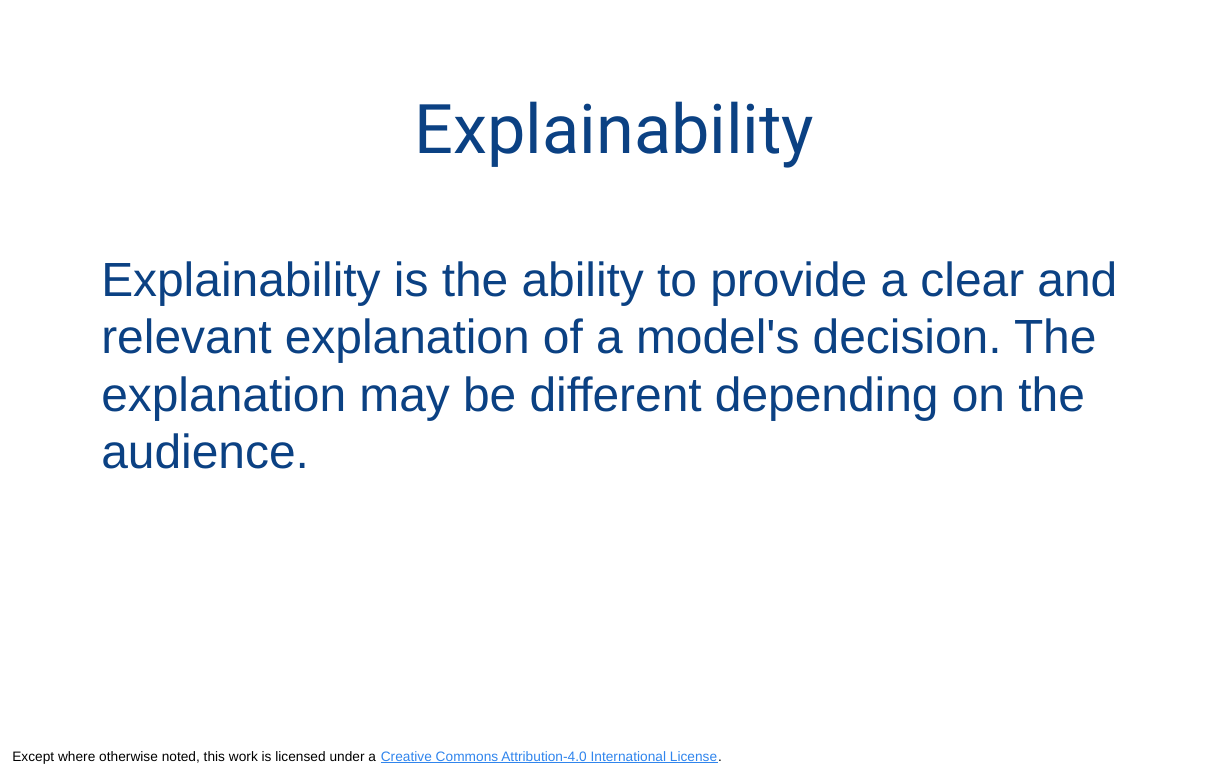
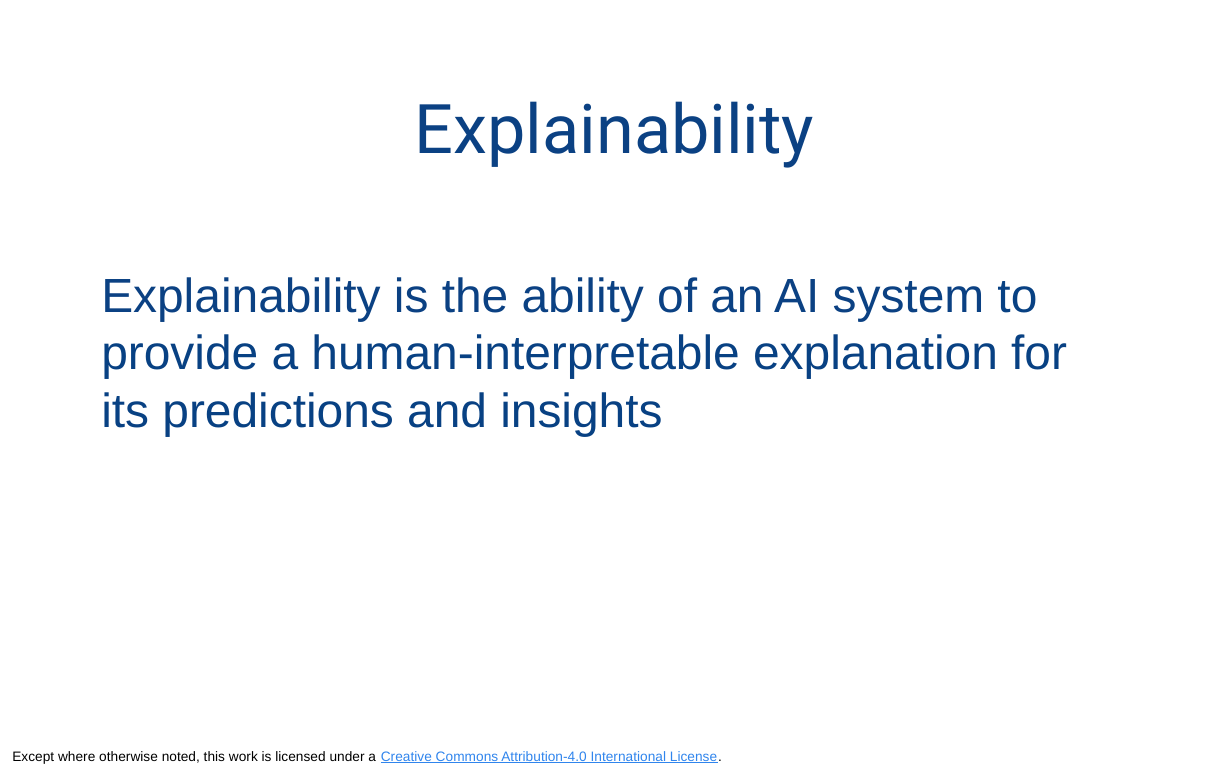
Before and after one commit to odpi/OpenDS4All, a slide deck: slide 11 of opends4all-resources/opends4all-ethics/AI-TRUST-Explainability-Aix360-intermediate.pptx (slide 10 before the commit). Drawn at 1232x770 pixels with LibreOffice and Linux fonts; fonts in the diff are those of the drawing. Boxes give left, top, right and bottom in pixels: in the first picture for what was removed or moved away, otherwise in the second. Text is boxed around its words. In the diff, an @@ line names an element or a change of style, - is before the commit and + after.

Commit message:
Updated Fairness and Explainability slide decks
Updated the AIF360 and AIX360 slide decks with updated 5 pillars of AI Trust

```diff
--- a/opends4all-resources/opends4all-ethics/AI-TRUST-Explainability-Aix360-intermediate.pptx
+++ b/opends4all-resources/opends4all-ethics/AI-TRUST-Explainability-Aix360-intermediate.pptx
@@ text at <box>101,277,1067,436</box>: text changed; text colour #0B4183 to #084183 @@
-Explainability is the ability to provide a clear and relevant explanation of a model's decision. The explanation may be different depending on the audience.
+Explainability is the ability of an AI system to provide a human-interpretable explanation for its predictions and insights
```
Also in this commit, not shown: 5 other slides changed, 2 slides added, 1 slide removed, 1 other file.
